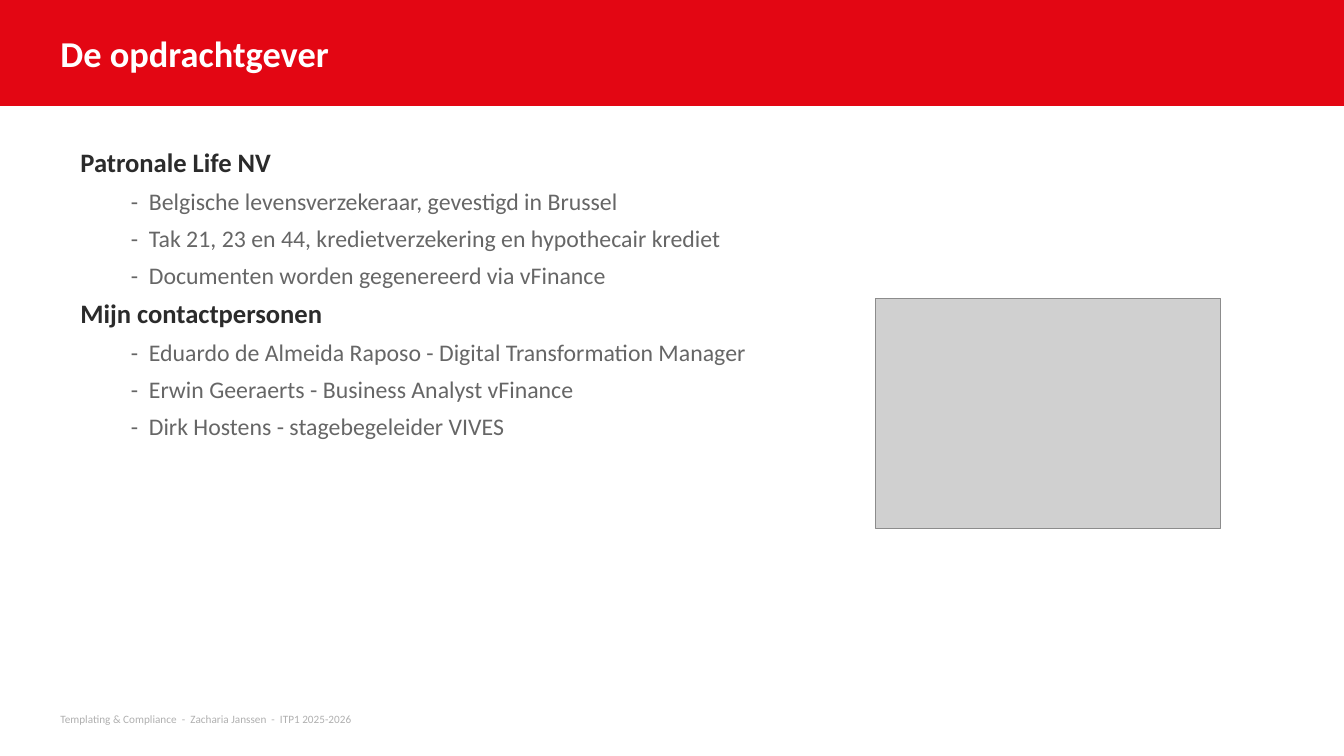
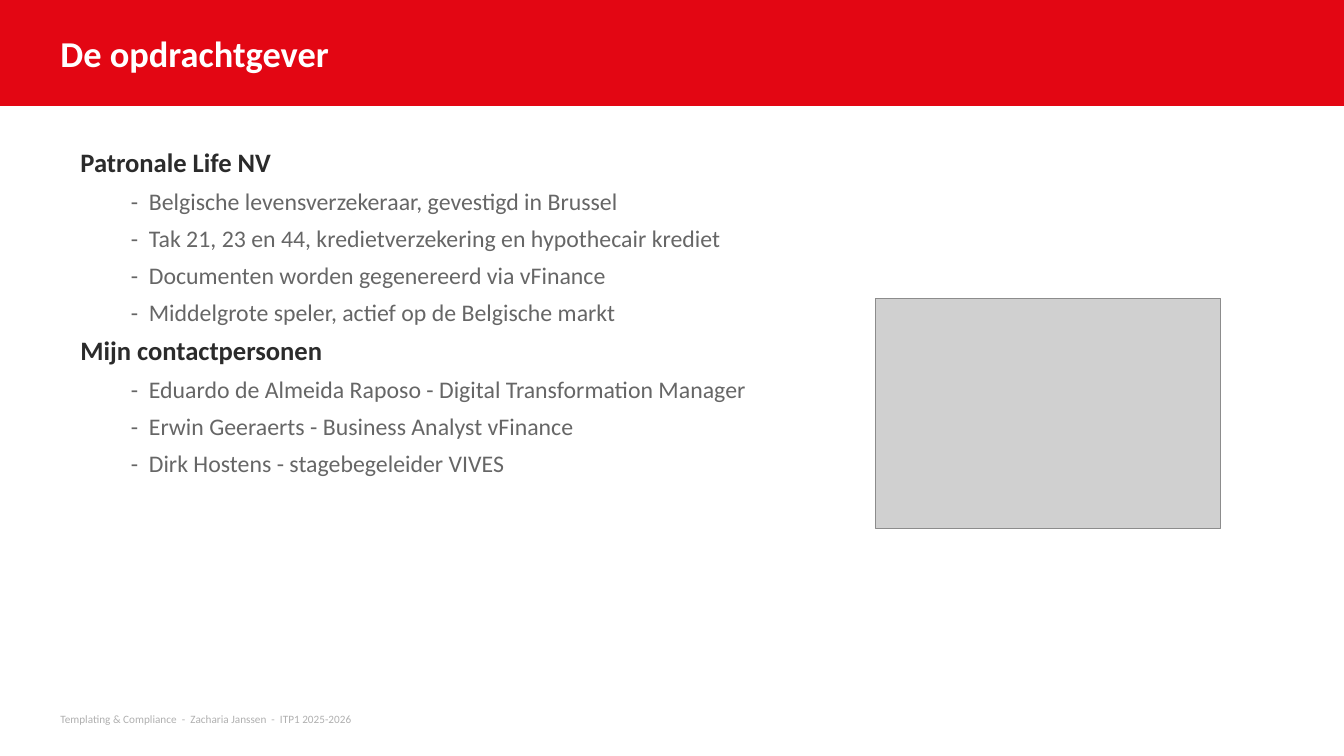
Before and after one commit to Zacharia-pal/itp1-templating-compliance, a slide deck: slide 2 of oplevering/03_Slotpresentatie/Slotpresentatie_Zacharia_Janssen.pptx. Drawn at 1344x756 pixels with LibreOffice and Linux fonts; fonts in the diff are those of the drawing; grey boxes stand for pictures. Boxes give left, top, right and bottom in pixels: in the first picture for what was removed or moved away, otherwise in the second. Text is boxed around its words. In the diff, an @@ line names an element or a change of style, - is before the commit and + after.

Commit message:
docs: slotpresentatie met screenshots + organisatie-grootte
Slotpresentatie aangevuld met de screenshots (JIRA, GitHub Actions, CI,
digest, repo, logo) en op slide 2 de grootte/bereik van de organisatie,
zodat de presentatie volledig conform de opdracht is.

```diff
--- a/oplevering/03_Slotpresentatie/Slotpresentatie_Zacharia_Janssen.pptx
+++ b/oplevering/03_Slotpresentatie/Slotpresentatie_Zacharia_Janssen.pptx
@@ text at box(149, 304, 615, 325): paragraph added @@
+  - Middelgrote speler, actief op de Belgische markt
```
